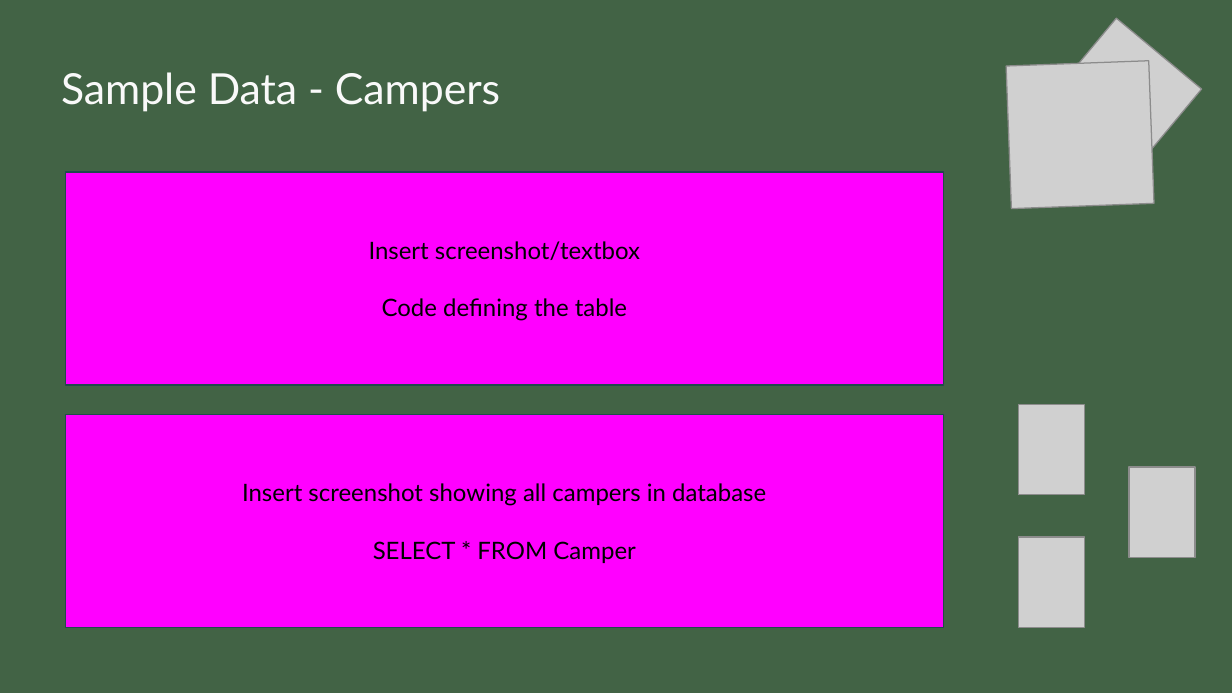
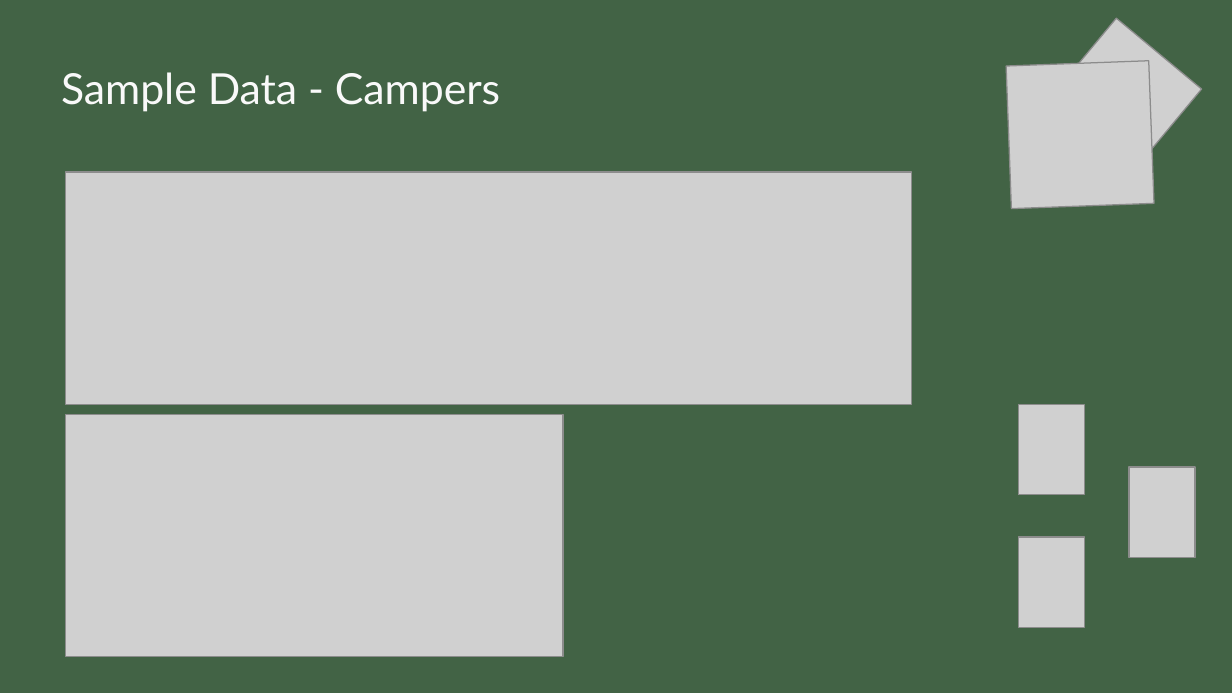
Before and after one commit to zhrangui/torontomu, a slide deck: slide 8 of Final Presentation.pptx. Drawn at 1232x693 pixels with LibreOffice and Linux fonts; fonts in the diff are those of the drawing; grey boxes stand for pictures. Boxes give left, top, right and bottom in pixels: in the first picture for what was removed or moved away, otherwise in the second. Text is boxed around its words. In the diff, an @@ line names an element or a change of style, - is before the commit and + after.

```diff
--- a/Final Presentation.pptx
+++ b/Final Presentation.pptx
@@ rectangle removed at <box>65,172,944,386</box> @@
-Insert screenshot/textbox
-Code defining the table
@@ picture added at <box>65,172,910,405</box> @@
@@ rectangle removed at <box>65,414,944,627</box> @@
-Insert screenshot showing all campers in database
-SELECT * FROM Camper
@@ picture added at <box>65,414,563,657</box> @@
```
Also in this commit, not shown: 16 other slides changed, 3 slides added, 5 other files.
